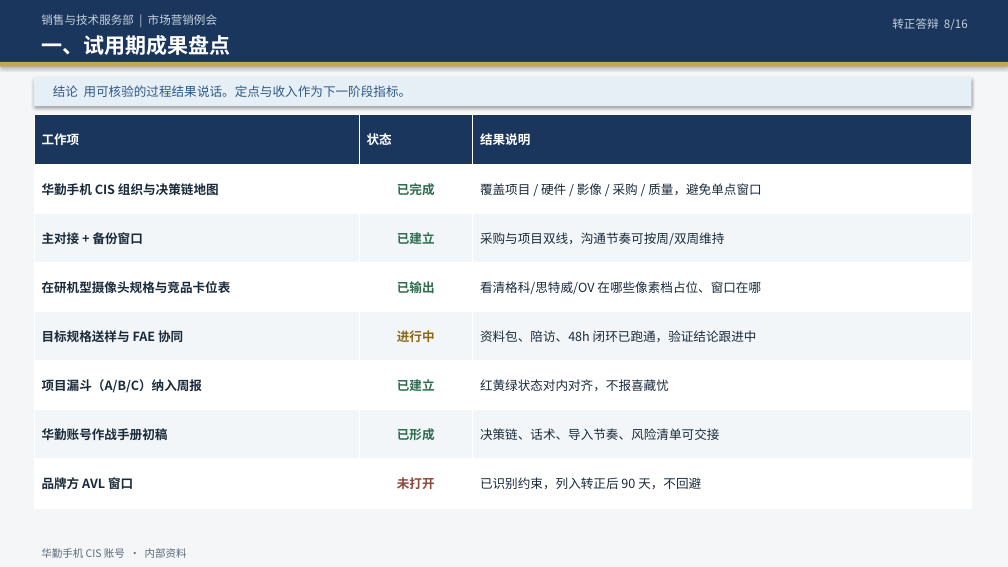
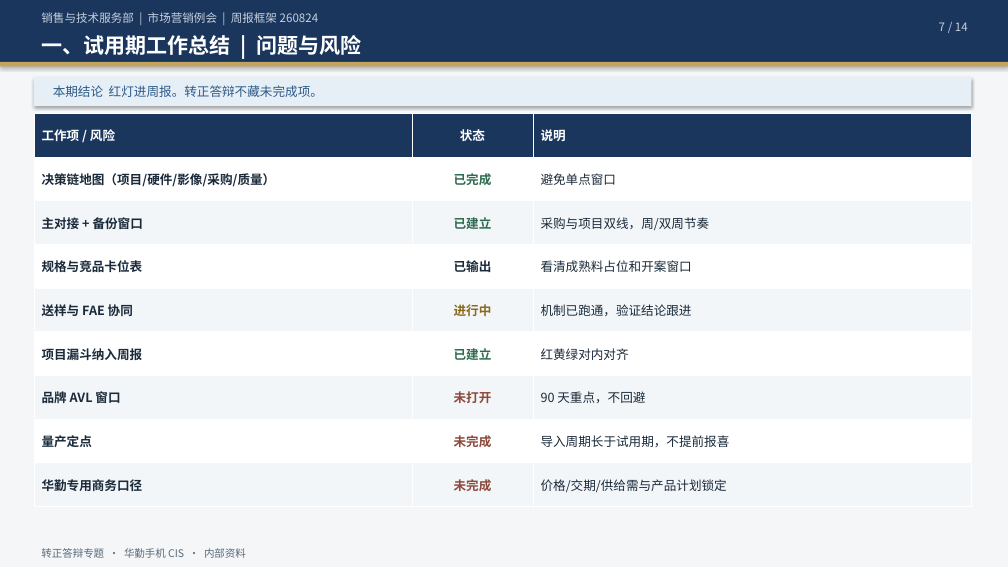
Before and after one commit to ChrisXiaoSu/git20260729, a slide deck: slide 7 of CIS销售经理-华勤手机业务-转正答辩.pptx (slide 8 before the commit). Drawn at 1008x567 pixels with LibreOffice and Linux fonts; fonts in the diff are those of the drawing. Boxes give left, top, right and bottom in pixels: in the first picture for what was removed or moved away, otherwise in the second. Text is boxed around its words. In the diff, an @@ line names an element or a change of style, - is before the commit and + after.

```diff
--- a/CIS销售经理-华勤手机业务-转正答辩.pptx
+++ b/CIS销售经理-华勤手机业务-转正答辩.pptx
@@ text at box(41, 12, 319, 23): text changed @@
-销售与技术服务部 | 市场营销例会
+销售与技术服务部 | 市场营销例会 | 周报框架 260824
@@ text at box(939, 22, 968, 31): text changed @@
-转正答辩 8/16
+7 / 14
@@ text at box(41, 35, 361, 55): text changed @@
-一、试用期成果盘点
+一、试用期工作总结 | 问题与风险
@@ text at box(53, 85, 323, 97): text changed @@
-结论 用可核验的过程结果说话。定点与收入作为下一阶段指标。
+本期结论 红灯进周报。转正答辩不藏未完成项。
@@ table at box(34, 113, 972, 507) @@
-row 1: 工作项 | 状态 | 结果说明
-row 2: 华勤手机 CIS 组织与决策链地图 | 已完成 | 覆盖项目 / 硬件 / 影像 / 采购 / 质量，避免单点窗口
-row 3: 主对接 + 备份窗口 | 已建立 | 采购与项目双线，沟通节奏可按周/双周维持
-row 4: 在研机型摄像头规格与竞品卡位表 | 已输出 | 看清格科/思特威/OV 在哪些像素档占位、窗口在哪
-row 5: 目标规格送样与 FAE 协同 | 进行中 | 资料包、陪访、48h 闭环已跑通，验证结论跟进中
-row 6: 项目漏斗（A/B/C）纳入周报 | 已建立 | 红黄绿状态对内对齐，不报喜藏忧
-row 7: 华勤账号作战手册初稿 | 已形成 | 决策链、话术、导入节奏、风险清单可交接
-row 8: 品牌方 AVL 窗口 | 未打开 | 已识别约束，列入转正后 90 天，不回避
+row 1: 工作项 / 风险 | 状态 | 说明
+row 2: 决策链地图（项目/硬件/影像/采购/质量） | 已完成 | 避免单点窗口
+row 3: 主对接 + 备份窗口 | 已建立 | 采购与项目双线，周/双周节奏
+row 4: 规格与竞品卡位表 | 已输出 | 看清成熟料占位和开案窗口
+row 5: 送样与 FAE 协同 | 进行中 | 机制已跑通，验证结论跟进
+row 6: 项目漏斗纳入周报 | 已建立 | 红黄绿对内对齐
+row 7: 品牌 AVL 窗口 | 未打开 | 90 天重点，不回避
+row 8: 量产定点 | 未完成 | 导入周期长于试用期，不提前报喜
+row 9: 华勤专用商务口径 | 未完成 | 价格/交期/供给需与产品计划锁定
@@ text at box(41, 548, 246, 558): text changed @@
-华勤手机 CIS 账号 · 内部资料
+转正答辩专题 · 华勤手机 CIS · 内部资料
```
Also in this commit, not shown: 11 other slides changed, 2 slides added, 4 slides removed, 3 other files.
